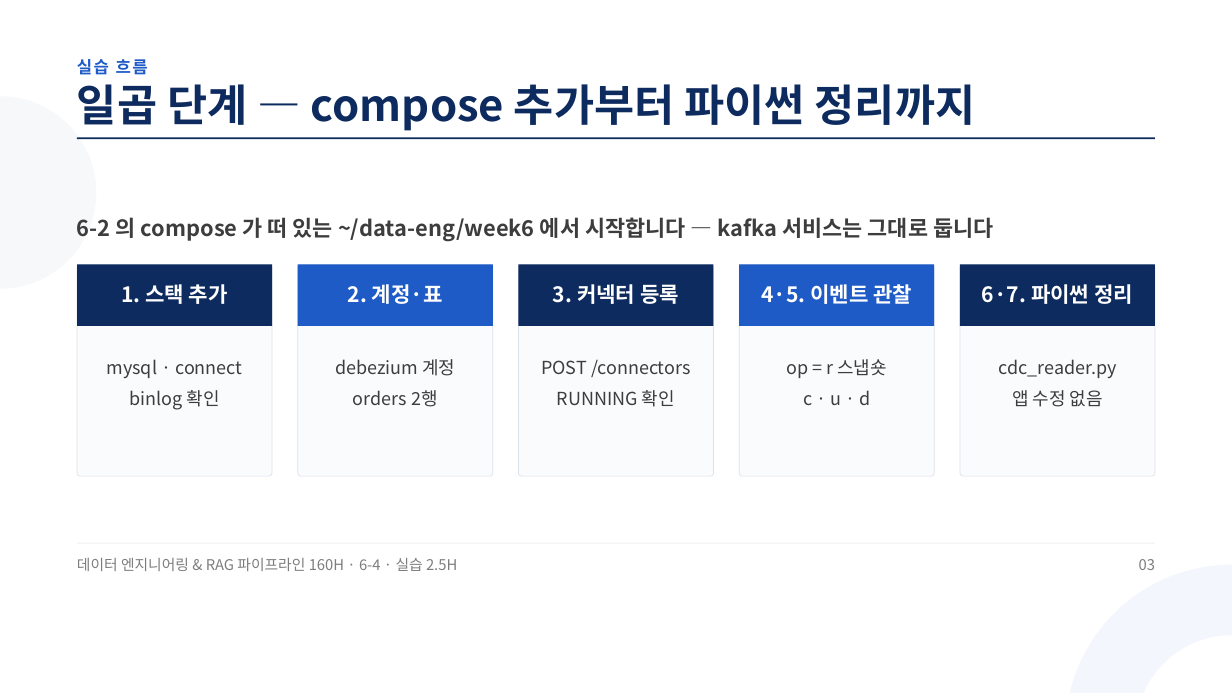
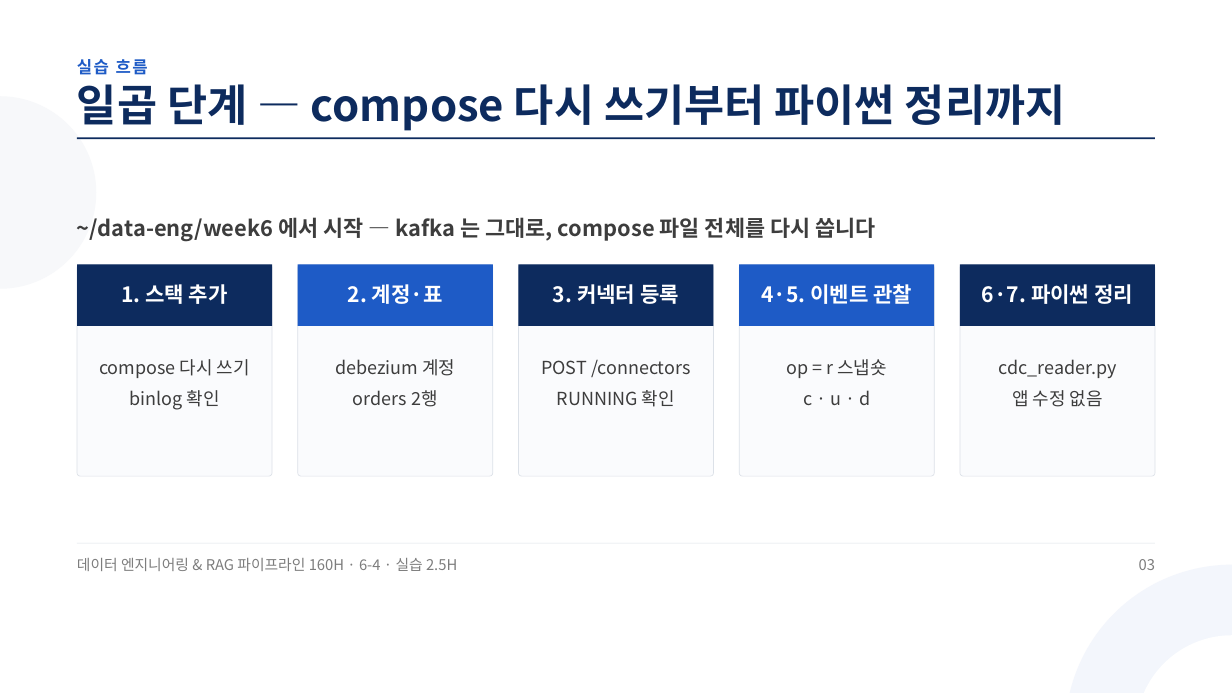
Before and after one commit to aebonlee/materials, a slide deck: slide 3 of data-eng/decks/w6d4s2.pptx. Drawn at 1232x693 pixels with LibreOffice and Linux fonts; fonts in the diff are those of the drawing. Boxes give left, top, right and bottom in pixels: in the first picture for what was removed or moved away, otherwise in the second. Text is boxed around its words. In the diff, an @@ line names an element or a change of style, - is before the commit and + after.

```diff
--- a/data-eng/decks/w6d4s2.pptx
+++ b/data-eng/decks/w6d4s2.pptx
@@ text at <box>77,84,1066,131</box>: text changed @@
-일곱 단계 — compose 추가부터 파이썬 정리까지
+일곱 단계 — compose 다시 쓰기부터 파이썬 정리까지
@@ text at <box>77,217,875,242</box>: text changed @@
-6-2 의 compose 가 떠 있는 ~/data-eng/week6 에서 시작합니다 — kafka 서비스는 그대로 둡니다
+~/data-eng/week6 에서 시작 — kafka 는 그대로, compose 파일 전체를 다시 씁니다
@@ text at <box>99,359,250,378</box>: text changed @@
-mysql · connect
+compose 다시 쓰기
```
Also in this commit, not shown: 6 other slides changed, 2 slides added, 1 slide removed, 33 other files.
